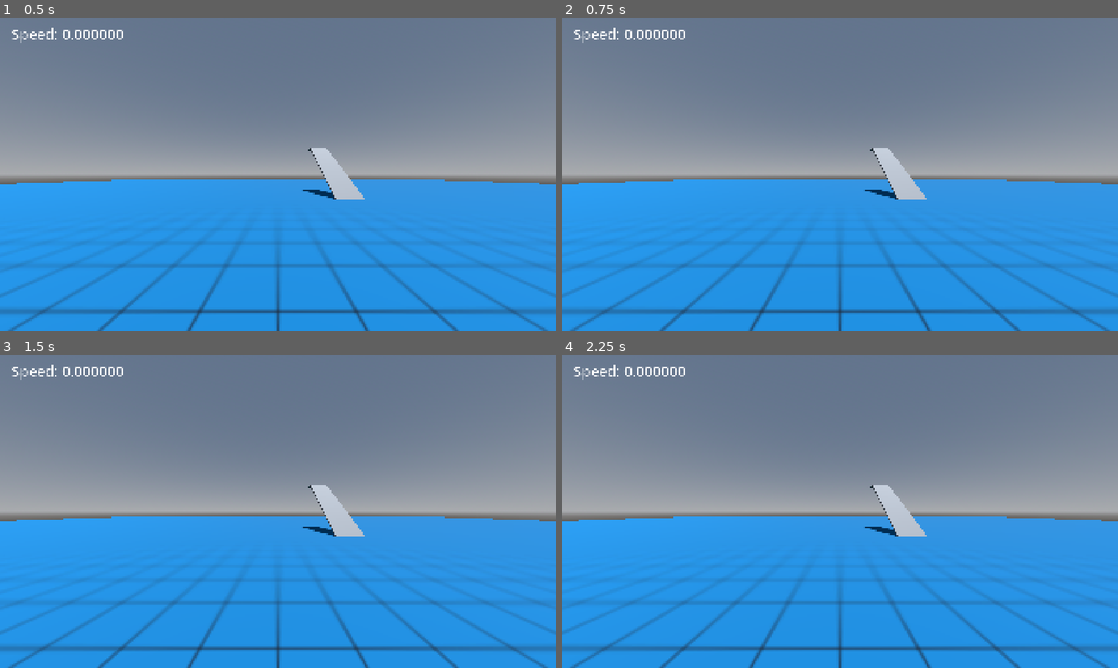
Above: before the commit, frames 1-4 (two rows, left to right).
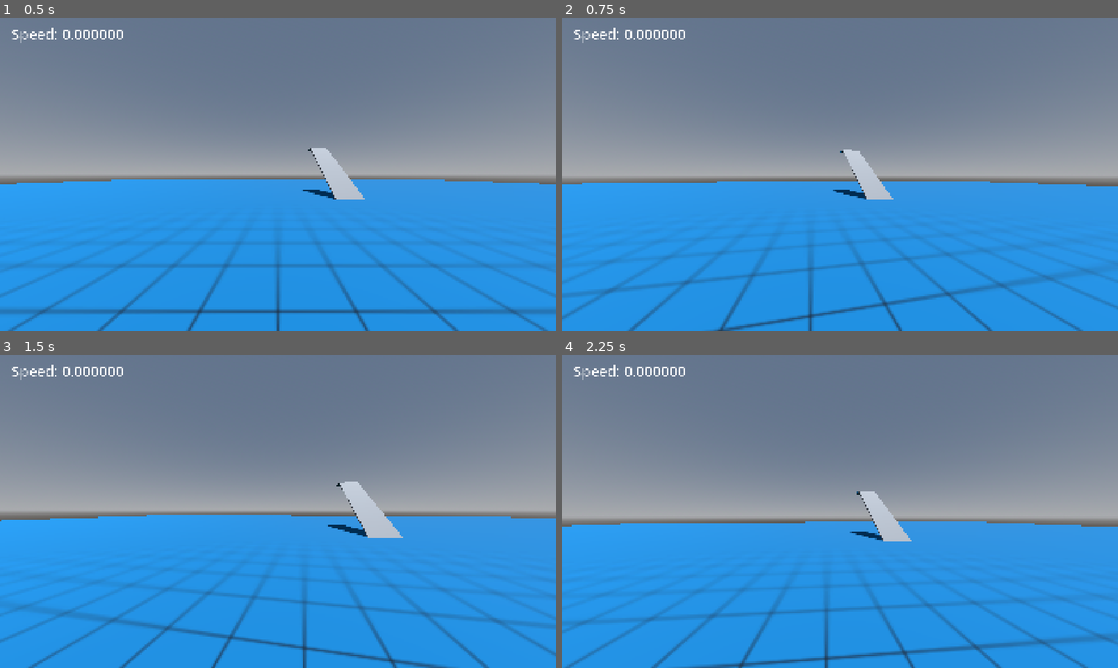
Above: after the commit, the same moments.

Repository: BilgiPasa/3d-first-person-movement-3
Game: Godot game, scene res://Scenes/main_scene.tscn
Same seed, same stepped clock (60 frames per second), same inputs: the game is played once before the commit and once after it.
Inputs (mouse positions are in pixels of both pictures, inside the frame that each line leads up to):
- Up to frame 1 (0.5 s): no input
- Up to frame 2 (0.75 s): tap Enter at 0.5 s; move the mouse to (867, 174) at 0.52 s; hold W (move_forward) from 0.53 s (still down); hold C (camera_zoom) from 0.53 s (still down)
- Up to frame 3 (1.5 s): keep holding W (move_forward); tap Space (jump) at 0.77, 1.25 s; move the mouse to (250, 511) at 1.27 s; release C (camera_zoom) at 1.28 s; tap C (camera_zoom) at 1.35 s
- Up to frame 4 (2.25 s): keep holding W (move_forward); tap Space (jump) at 1.52 s; tap Enter at 2 s; move the mouse to (851, 505) at 2.02 s; hold Shift (crouch) from 2.03 s (still down)

Frame 1 is identical in both runs. In frame 2, 8.7% of the frame differs, in the area x 0-100%, y 41-100%; in frame 3, 8.9%; in frame 4, 10%.

Commit message:
Implement camera rotation, Update player_and_camera scene, Minor update in player script

Diff:
--- a/Scenes/player_and_camera.tscn
+++ b/Scenes/player_and_camera.tscn
@@ -18,16 +18,11 @@
 [sub_resource type="BoxShape3D" id="BoxShape3D_5s483"]
 size = Vector3(0.6, 1.1, 0.1)
 
-[node name="PlayerAndCamera" type="Node3D" unique_id=1785156103 node_paths=PackedStringArray("player", "camera", "camera_position")]
+[node name="PlayerAndCamera" type="Node3D" unique_id=1785156103 node_paths=PackedStringArray("player", "camera_holder", "camera_position")]
 script = ExtResource("1_vu1q0")
 player = NodePath("Player")
-camera = NodePath("Camera3D")
+camera_holder = NodePath("CameraHolder")
 camera_position = NodePath("Player/CameraPosition")
-
-[node name="Camera3D" type="Camera3D" parent="." unique_id=1566701192]
-transform = Transform3D(1, 0, 0, 0, 1, 0, 0, 0, 1, 0, 0.75, 0)
-cull_mask = 1048573
-fov = 90.0
 
 [node name="Player" type="RigidBody3D" parent="." unique_id=1419588242 node_paths=PackedStringArray("camera_position", "grounded_area", "bump_area")]
 collision_layer = 2
@@ -63,6 +58,13 @@
 [node name="CollisionShape3D" type="CollisionShape3D" parent="Player/BumpArea" unique_id=626794957]
 shape = SubResource("BoxShape3D_5s483")
 
+[node name="CameraHolder" type="Node3D" parent="." unique_id=683470626]
+transform = Transform3D(1, 0, 0, 0, 1, 0, 0, 0, 1, 0, 0.75, 0)
+
+[node name="Camera3D" type="Camera3D" parent="CameraHolder" unique_id=1566701192]
+cull_mask = 1048573
+fov = 90.0
+
 [connection signal="body_entered" from="Player" to="Player" method="_on_body_entered"]
 [connection signal="body_exited" from="Player" to="Player" method="_on_body_exited"]
 [connection signal="body_entered" from="Player/GroundedArea" to="Player" method="_on_grounded_area_body_entered"]
--- a/Scripts/player.gd
+++ b/Scripts/player.gd
@@ -7,6 +7,7 @@
 # Movement
 const NORMAL_SPEED: int = 9
 const RUN_SPEED: int = 12
+var current_move_speed: int
 var run_input: bool
 var move_vector: Vector2 # X is X, Y is -Z.
 
@@ -29,7 +30,7 @@
 const CROUCH_HEIGHT: float = 1.5
 const PLAYER_RADIUS: float = 0.5
 
-# Some Player Components
+# @export Variables
 @export var player_mesh: CapsuleMesh
 @export var player_coll_shape: CapsuleShape3D
 @export var camera_position: Node3D
@@ -39,6 +40,7 @@
 func _ready() -> void:
 	process_mode = Node.PROCESS_MODE_PAUSABLE
 	can_sleep = false
+	lock_rotation = true
 	continuous_cd = true
 	contact_monitor = true
 	max_contacts_reported = 10
--- a/Scripts/player_and_camera.gd
+++ b/Scripts/player_and_camera.gd
@@ -1,19 +1,49 @@
 class_name PlayerAndCamera
 extends Node3D
 
+# Camera Rotation
+var mouse_sensitivity: int = 100
+var x_rot_deg: float = 0
+var y_rot_deg: float = 0
+
+# Camera Rotation Multipliers
+const NORMAL_CAM_ROT_MULT: int = 1
+const ZOOMED_CAM_ROT_MULT: float = 0.5
+var current_cam_rot_mult: float
+
+# Camera Zoom
+var camera_zoom_input: bool
+
+# @export Variables
 @export var player: Player
-@export var camera: Camera3D
+@export var camera_holder: Node3D
 @export var camera_position: Node3D
-var mouse_sensitivity: int
-var x_rotation: int
-var y_rotation: int
-var camera_zoom_input: bool
 
 func _ready() -> void:
 	process_mode = Node.PROCESS_MODE_PAUSABLE
+	current_cam_rot_mult = NORMAL_CAM_ROT_MULT
 
-func _process(delta: float) -> void:
+# * Get camera rotation input
+func _unhandled_input(event: InputEvent) -> void:
+	if event is InputEventMouseMotion:
+		y_rot_deg -= event.relative.x * mouse_sensitivity * current_cam_rot_mult * 0.001
+		x_rot_deg -= event.relative.y * mouse_sensitivity * current_cam_rot_mult * 0.001
+		x_rot_deg = clamp(x_rot_deg, -90, 90)
+
+		# For testing
+		#print(camera_holder.rotation_degrees)
+		#print(player.rotation_degrees)
+
+func _process(_delta: float) -> void:
+	# * Get camera_zoom input
 	camera_zoom_input = Input.is_action_pressed("camera_zoom")
+
+	# * Move camera holder to camera position
+	camera_holder.position = camera_position.position
+
+	# * Handle camera rotation
+	camera_holder.rotation_degrees = Vector3(x_rot_deg, y_rot_deg, 0)
+	player.rotation_degrees = Vector3(0, y_rot_deg, 0)
 
 func get_player_speed() -> float:
 	return sqrt(pow(player.linear_velocity.x, 2) + pow(player.linear_velocity.z, 2))
